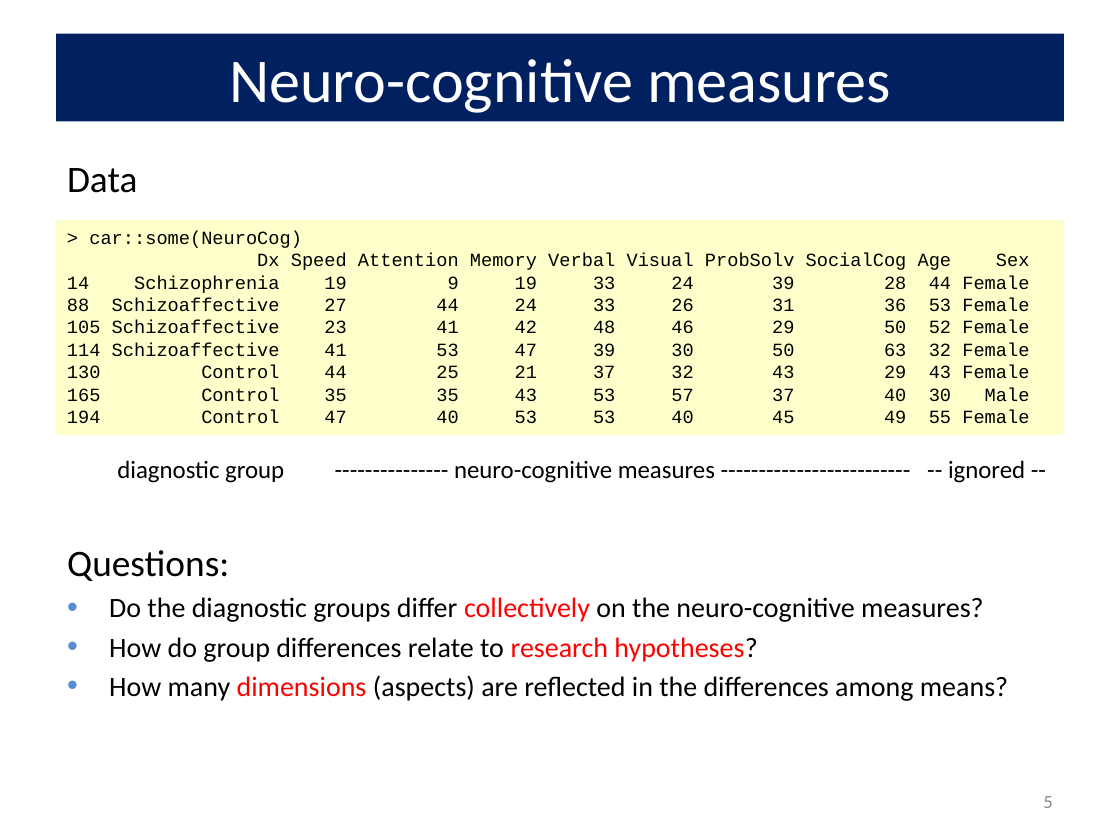
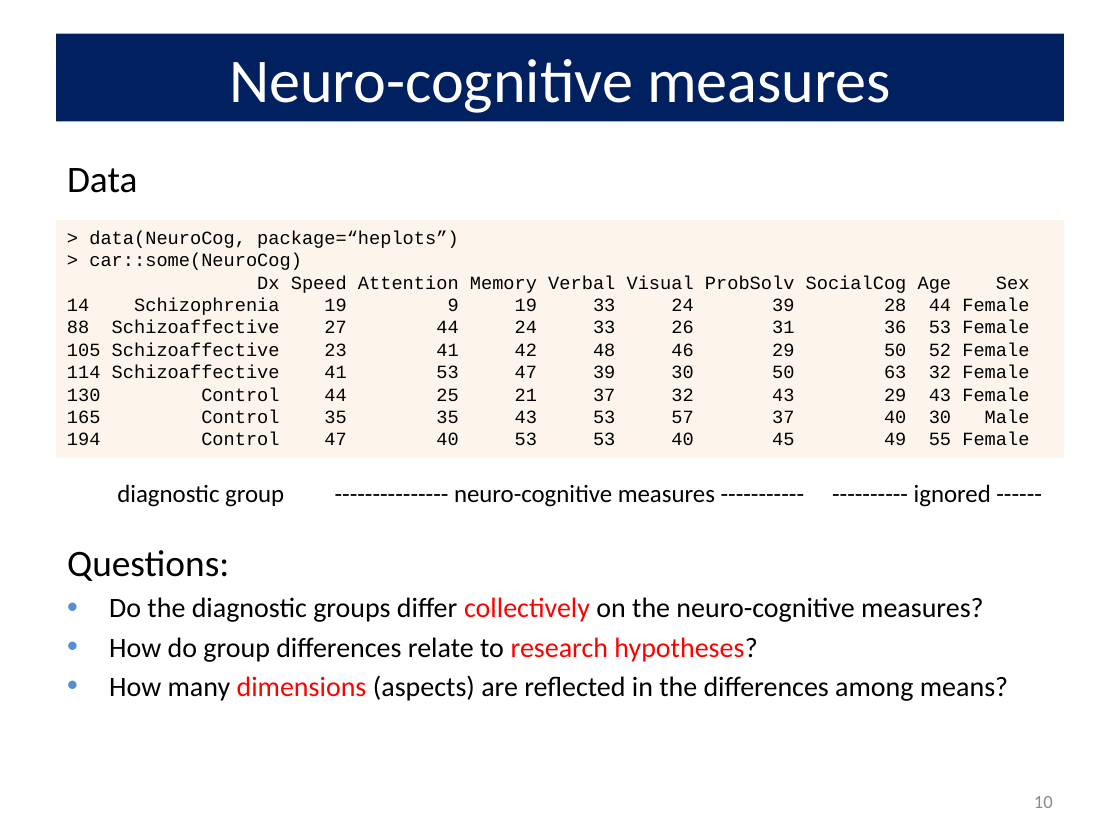
Before and after one commit to friendly/VisMLM-course, a slide deck: slide 10 of lectures/lecture3.pptx (slide 5 before the commit). Drawn at 1120x840 pixels with LibreOffice and Linux fonts; fonts in the diff are those of the drawing. Boxes give left, top, right and bottom in pixels: in the first picture for what was removed or moved away, otherwise in the second. Text is boxed around its words. In the diff, an @@ line names an element or a change of style, - is before the commit and + after.

```diff
--- a/lectures/lecture3.pptx
+++ b/lectures/lecture3.pptx
@@ rectangle "> data(NeuroCog, package=“heplots”)": place and size @@
-rectangle "> data(NeuroCog, package=“heplots”)" at (56, 221, 1064, 436)
+rectangle "> data(NeuroCog, package=“heplots”)" at (56, 221, 1064, 458)
@@ rectangle "> data(NeuroCog, package=“heplots”)" at (56, 221, 1064, 458): fill #FFFF00 at 20% opacity to #FDEADA at 50% opacity @@
@@ text in rectangle at (89, 231, 458, 248): paragraph added @@
+> data(NeuroCog, package=“heplots”)
@@ text at (117, 484, 991, 507): text changed @@
-diagnostic group --------------- neuro-cognitive measures ------------------------- -- ignored --
+diagnostic group --------------- neuro-cognitive measures ----------- ---------- ignored ------
@@ page number at (1034, 796, 1053, 808): text changed @@
-5
+10
```
Also in this commit, not shown: 5 other slides changed, 11 slides added, 33 other files.
